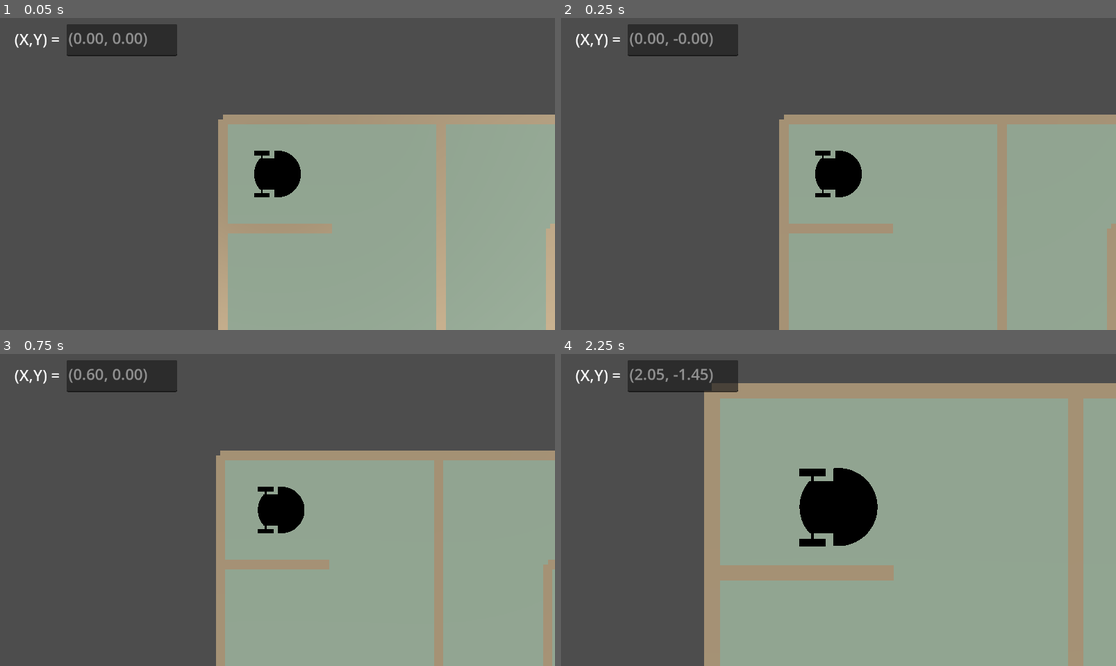
Above: before the commit, frames 1-4 (two rows, left to right).
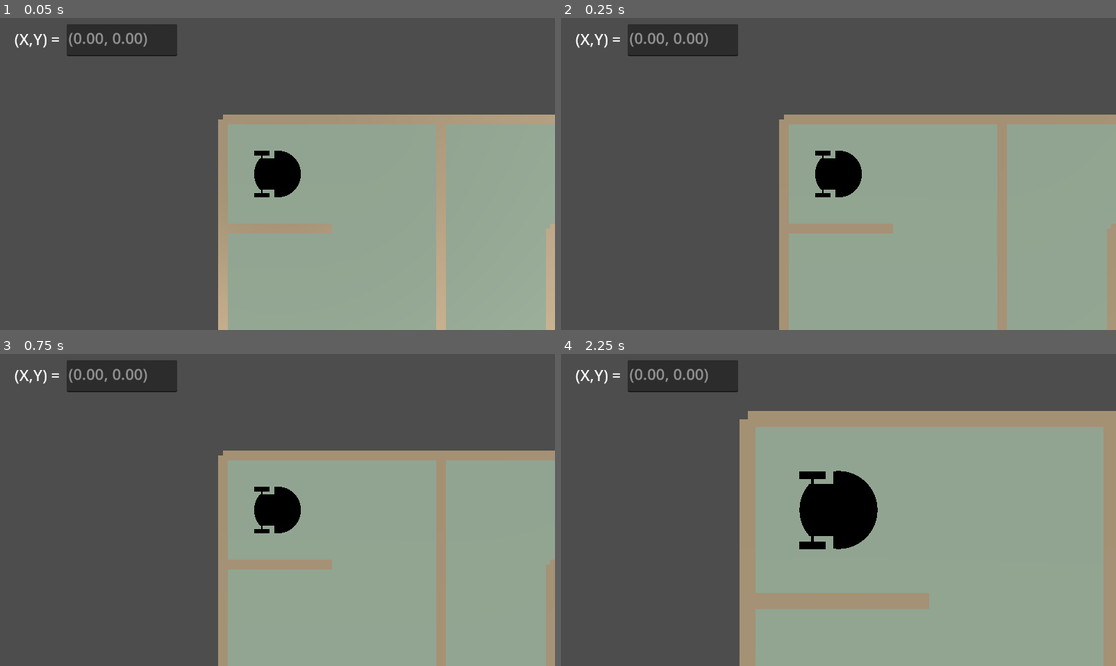
Above: after the commit, the same moments.

Repository: nameisalfio/q-learning-maze-robot
Game: Godot game, scene res://Maze.tscn
Same seed, same stepped clock (60 frames per second), same inputs: the game is played once before the commit and once after it.
Inputs:
- Up to frame 1 (0.05 s): no input
- Up to frame 2 (0.25 s): no input
- Up to frame 3 (0.75 s): tap Enter at 0.5 s; hold Up (move_up) from 0.53 s (still down); hold Right (move_dx) from 0.53 s (still down)
- Up to frame 4 (2.25 s): release Up (move_up) at 1.28 s; release Right (move_dx) at 1.28 s; hold Down (move_down) 1.28-2.03 s; tap Left (move_sx) at 1.35 s; hold Up (move_up) from 2.03 s (still down); hold ] (zoom_in) from 2.03 s (still down)

Frame 1 is identical in both runs. In frame 2, 0.1% of the frame differs, in the area x 20-28%, y 4-10%; in frame 3, 1.8%; in frame 4, 24%, in the area x 13-100%, y 4-100%.

Commit message:
Fase di training veloce e bug fix

Diff:
--- a/GodotProject/scripts/generate_maze.gd
+++ b/GodotProject/scripts/generate_maze.gd
@@ -254,7 +254,7 @@
 	area.collision_mask = 1  # il robot ha layer 1
 
 	var area_shape = BoxShape3D.new()
-	area_shape.size = Vector3(cell_size, 1.0, cell_size)
+	area_shape.size = Vector3(0.3, 1.0, 0.3)
 	var area_collider = CollisionShape3D.new()
 	area_collider.shape = area_shape
 	area_collider.transform.origin = Vector3(0, 0.5, 0)
--- a/GodotProject/scripts/robot.gd
+++ b/GodotProject/scripts/robot.gd
@@ -14,6 +14,7 @@
 	DDS.subscribe("X")
 	DDS.subscribe("Y")
 	DDS.subscribe("Theta")
+	DDS.subscribe("mode")
 
 	var area = $Area3D
 	area.connect("body_entered", Callable(self, "_on_collision_with_wall"))
@@ -33,9 +34,7 @@
 		DDS.publish("Collision", DDS.DDS_TYPE_INT, 1)
 		print("Collision!")
 
-func _physics_process(_delta):
-	DDS.publish("tick", DDS.DDS_TYPE_FLOAT, _delta)
-
+func robot_position_move(delta):
 	var x = DDS.read("X")
 	var y = DDS.read("Y")
 	var theta = DDS.read("Theta")
@@ -57,25 +56,16 @@
 
 	_edit_xy_text(theRobot.global_position.x,-theRobot.global_position.z)
 
-	#var prev_x = x
-	#var prev_y = y
-	#var prev_theta = theta
-
-	#if collided:
-	#	print("Collision! Movement reverted.")
-	#	# Ripristina posizione e segnala collisione
-	#	x = prev_x
-	#	y = prev_y
-	#	theta = prev_theta
-	#	theRobot.global_position.x = x
-	#	theRobot.global_position.z = -y
-	#	theRobot.rotation.y = theta
-	#	collided = false
-
-	#_edit_xy_text(x, y)
+func _physics_process(_delta):
+	var mode = DDS.read("mode")
+	if mode == 0:
+		robot_position_move(_delta)
 
 func _process(_delta):
-	pass
+	DDS.publish("tick", DDS.DDS_TYPE_FLOAT, _delta)
+	var mode = DDS.read("mode")
+	if mode == 1:
+		robot_position_move(_delta)
 
 func _edit_xy_text(x, y):
 	xy_text_edit.text = "(%.2f, %.2f)" % [x,y]
Not shown: 1 places in GodotProject/Maze.tscn that only renumber resources
Not shown, changed: GodotProject/differential_drive_bot.glb.import
Not shown, changed: config.yaml
Not shown, changed: robot/robotic_agent.py
Not shown, changed: src/trainer.py
